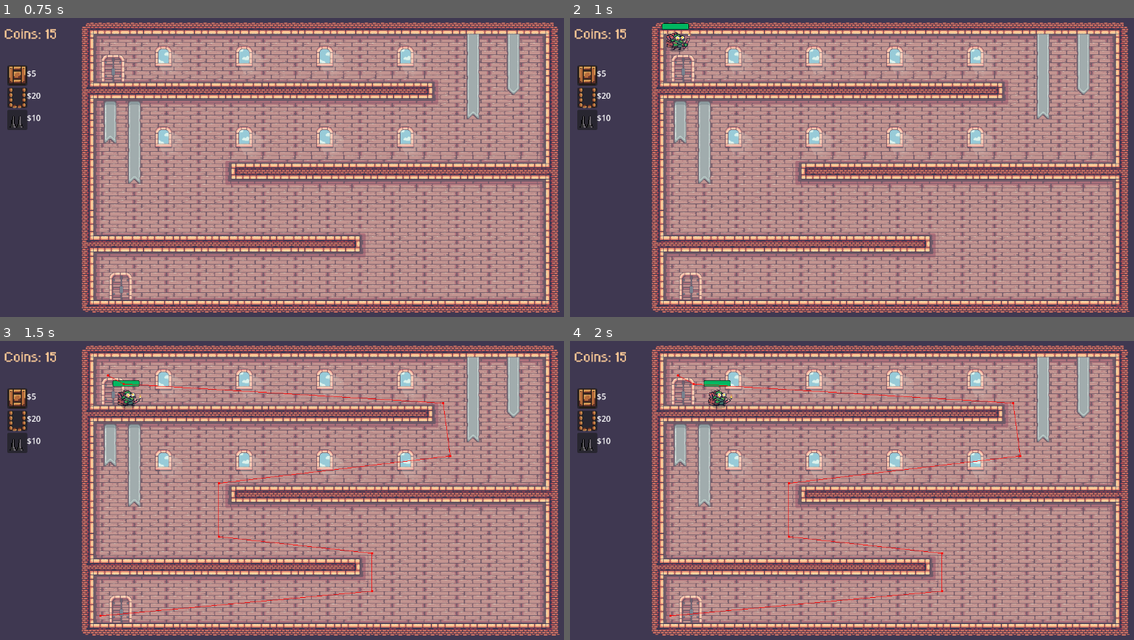
Above: before the commit, frames 1-4 (two rows, left to right).
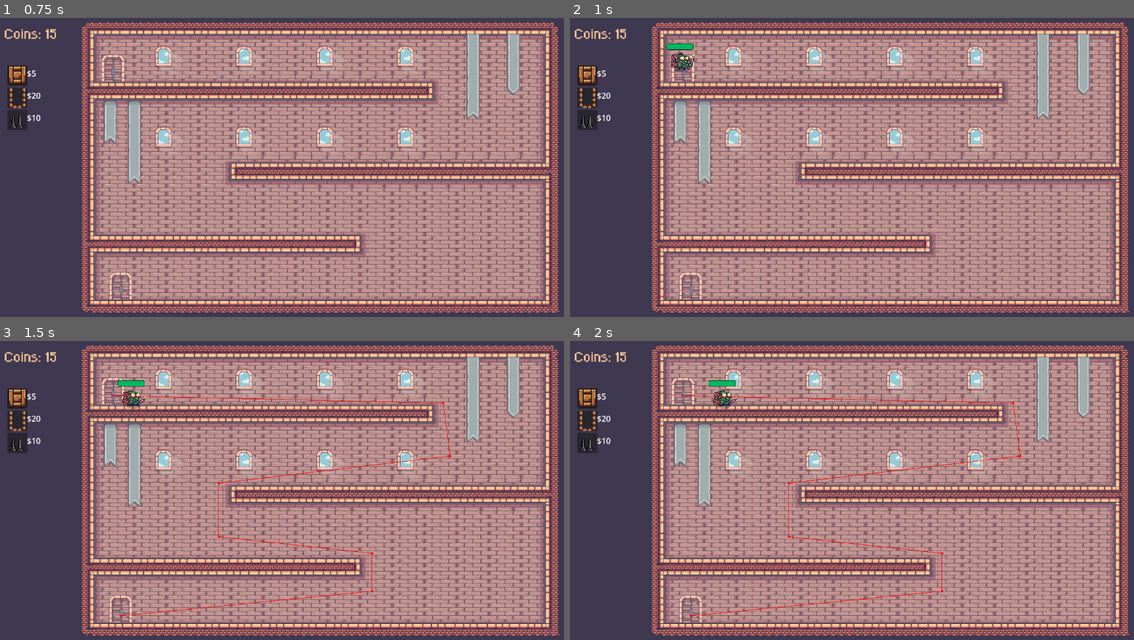
Above: after the commit, the same moments.

Repository: game-devs-csf/godot_journey
Game: Godot game, scene res://Scenes/Play_scenes/horizontal_playground.tscn
Same seed, same stepped clock (60 frames per second), same inputs: the game is played once before the commit and once after it.
Inputs:
- Up to frame 1 (0.75 s): tap Enter at 0.5 s
- Up to frame 2 (1 s): no input
- Up to frame 3 (1.5 s): no input
- Up to frame 4 (2 s): no input

Frame 1 is identical in both runs. In frame 2, 0.5% of the frame differs, in the area x 16-23%, y 1-19%; in frame 3, 0.8%, in the area x 17-78%, y 11-93%; in frame 4, 0.8%.

Commit message:
Updated start and exit points.

Diff:
--- a/Kill_lemmings/Scenes/Play_scenes/horizontal_playground.tscn
+++ b/Kill_lemmings/Scenes/Play_scenes/horizontal_playground.tscn
@@ -1882,12 +1882,12 @@
 [node name="Start_point" type="Node2D" parent="."]
 light_mask = 0
 visibility_layer = 0
-position = Vector2(219, 100)
+position = Vector2(228, 140)
 
 [node name="Exit_point" type="Node2D" parent="."]
 light_mask = 0
 visibility_layer = 0
-position = Vector2(205, 577)
+position = Vector2(246, 577)
 
 [node name="Enemies" type="Node2D" parent="."]
 
